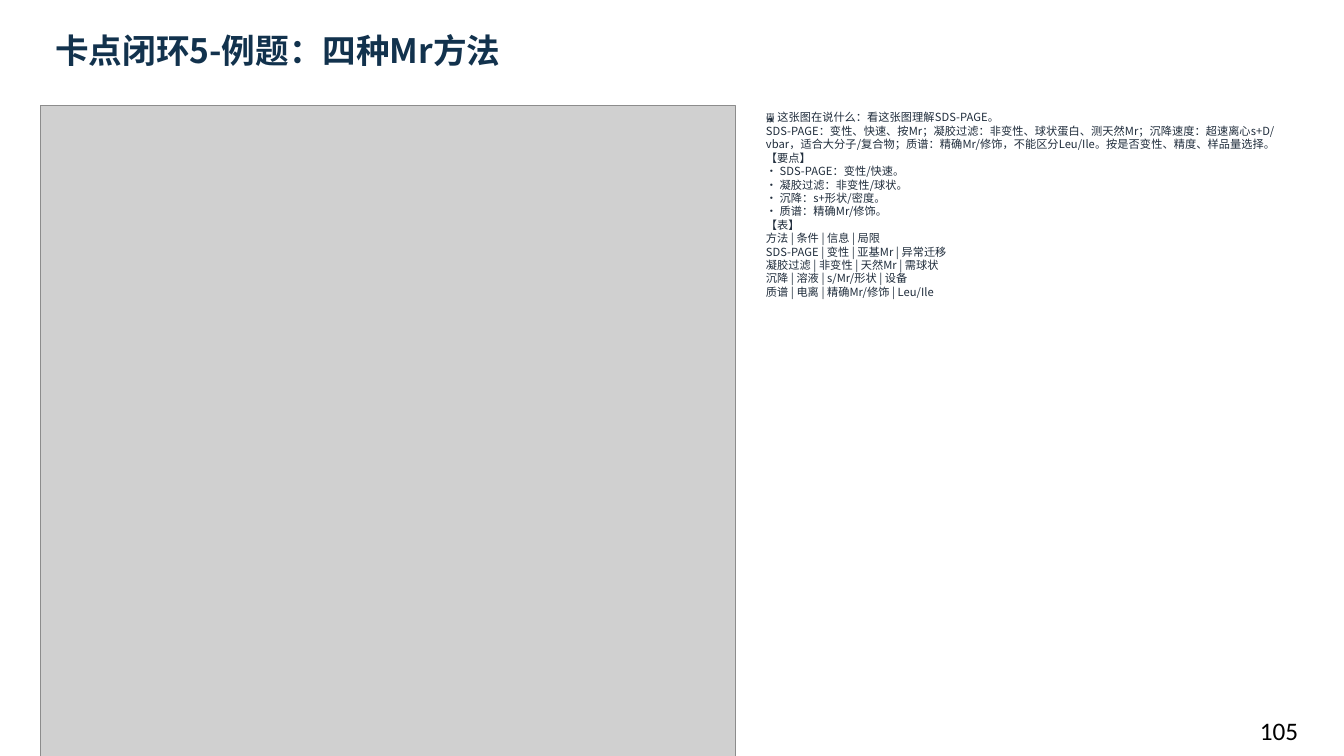
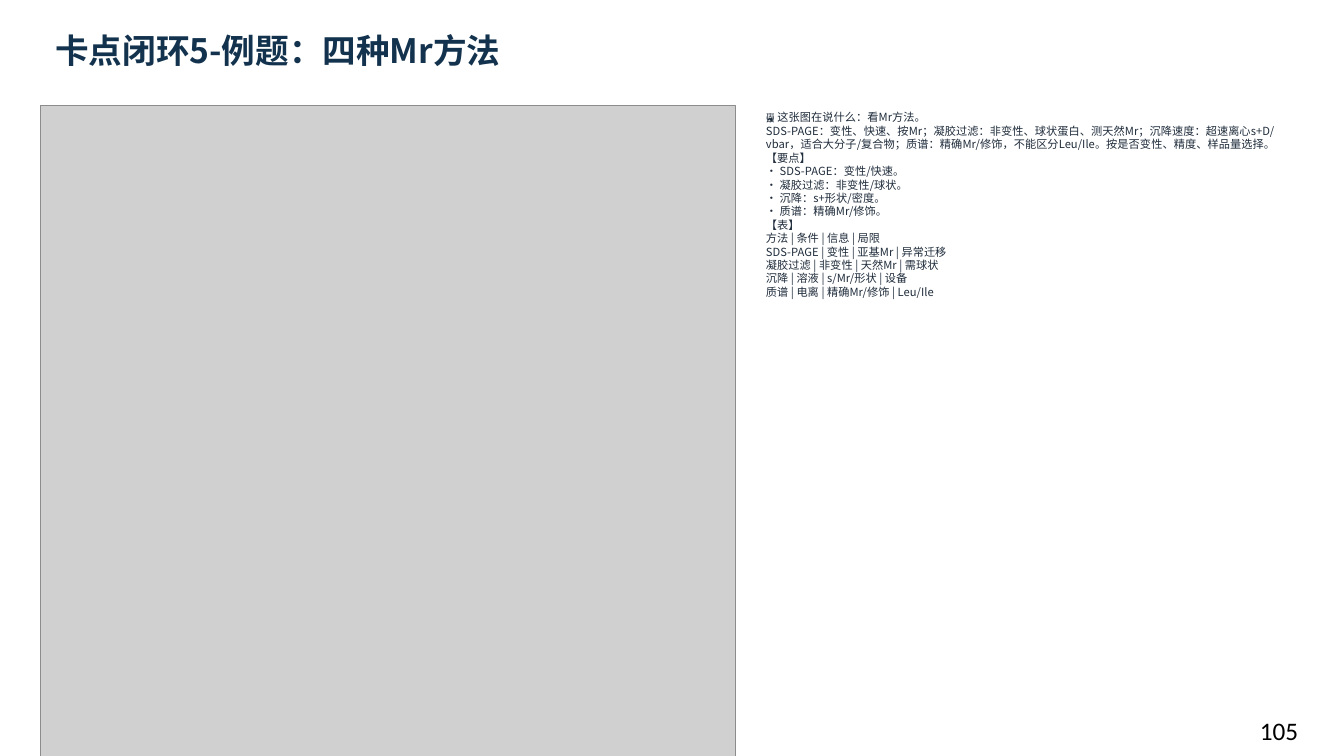
Before and after one commit to newkan-li/Biochemistry, a slide deck: slide 105 of downloads/bc05-ai-style.pptx. Drawn at 1344x756 pixels with LibreOffice and Linux fonts; fonts in the diff are those of the drawing; grey boxes stand for pictures. Boxes give left, top, right and bottom in pixels: in the first picture for what was removed or moved away, otherwise in the second. Text is boxed around its words. In the diff, an @@ line names an element or a change of style, - is before the commit and + after.

```diff
--- a/downloads/bc05-ai-style.pptx
+++ b/downloads/bc05-ai-style.pptx
@@ text at (x1=766, y1=111, x2=1275, y2=298): text changed @@
-🖼 这张图在说什么：看这张图理解SDS-PAGE。
-SDS-PAGE：变性、快速、按Mr；凝胶过滤：非变性、球状蛋白、测天然Mr；沉降速度：超速离心s+D/vbar，适合大分子/复合物；质谱：精确Mr/修饰，不能区分Leu/Ile。按是否变性、精度、样品量选择。
-【要点】
-• SDS-PAGE：变性/快速。
-• 凝胶过滤：非变性/球状。
-• 沉降：s+形状/密度。
-• 质谱：精确Mr/修饰。
-【表】
-方法 | 条件 | 信息 | 局限
-SDS-PAGE | 变性 | 亚基Mr | 异常迁移
-凝胶过滤 | 非变性 | 天然Mr | 需球状
-沉降 | 溶液 | s/Mr/形状 | 设备
-质谱 | 电离 | 精确Mr/修饰 | Leu/Ile
+🖼 这张图在说什么：看Mr方法。
+SDS-PAGE：变性、快速、按Mr；凝胶过滤：非变性、球状蛋白、测天然Mr；沉降速度：超速离心s+D/vbar，适合大分子/复合物；质谱：精确Mr/修饰，不能区分Leu/Ile。按是否变性、精度、样品量选择。
+【要点】
+• SDS-PAGE：变性/快速。
+• 凝胶过滤：非变性/球状。
+• 沉降：s+形状/密度。
+• 质谱：精确Mr/修饰。
+【表】
+方法 | 条件 | 信息 | 局限
+SDS-PAGE | 变性 | 亚基Mr | 异常迁移
+凝胶过滤 | 非变性 | 天然Mr | 需球状
+沉降 | 溶液 | s/Mr/形状 | 设备
+质谱 | 电离 | 精确Mr/修饰 | Leu/Ile
```
Also in this commit, not shown: 28 other slides changed, 21 other files.
